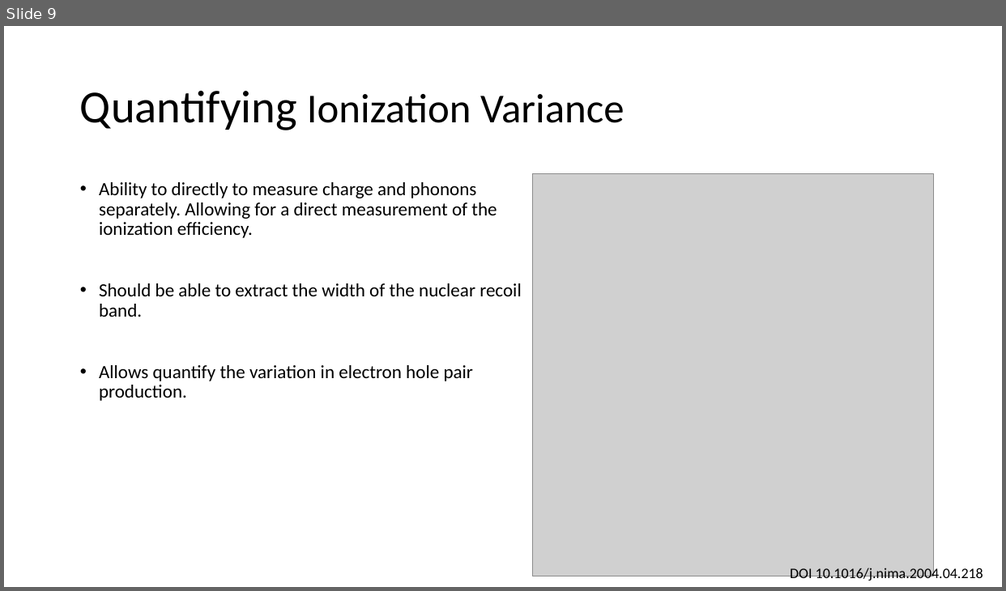
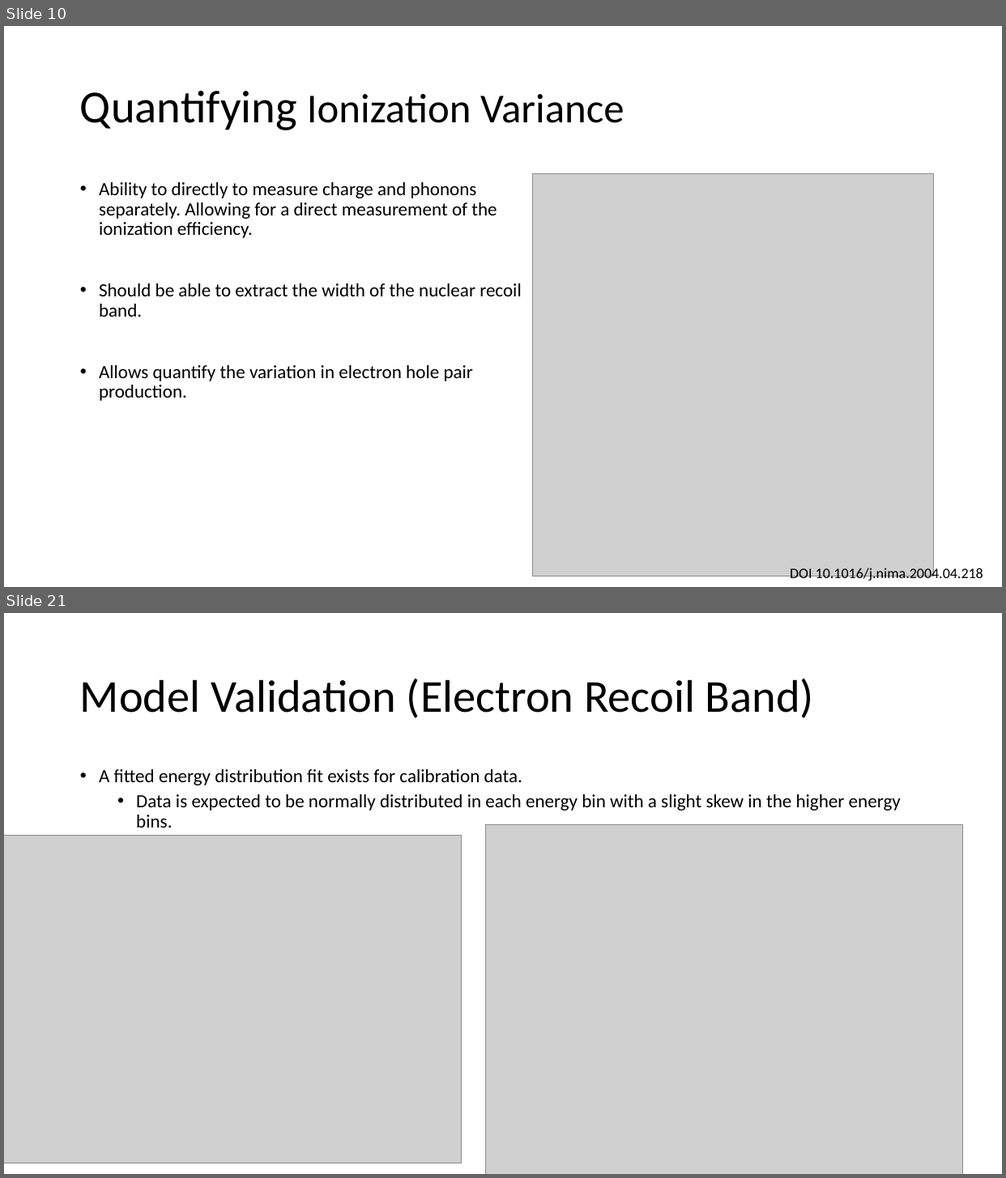
Before and after one commit to villaa/nrFano_Constraint, a slide deck: Mitch_Hawaii_talk. .pptx. Shown one above the other, each under a label of ours: slide 9 before the commit, slides 10 and 21 after it; the slides between them are not shown. The pictures are 1006x591 and 1006x1178 pixels, drawn with LibreOffice and Linux fonts; fonts in the diff are those of the drawing; grey boxes stand for pictures. Boxes give left, top, right and bottom in pixels: in the first picture for what was removed or moved away, otherwise in the second. Text is boxed around its words. In the diff, an @@ line names an element or a change of style, - is before the commit and + after.

```diff
--- a/Mitch_Hawaii_talk. .pptx
+++ b/Mitch_Hawaii_talk. .pptx
@@ slide 21 added at (4,613,1002,1174), background #FFFFFF @@
@@ title added at (80,679,814,718), 44 pt, text #000000 @@
+Model Validation (Electron Recoil Band)
@@ text added at (99,769,901,828), 18 pt, text #000000 @@
+• A fitted energy distribution fit exists for calibration data.
+  • Data is expected to be normally distributed in each energy bin with a slight skew in the higher energy bins.
@@ picture added at (485,825,963,1174) @@
@@ picture added at (4,836,461,1164) @@
@@ what was slide 9 is now slide 10 @@
```
Also in this commit, not shown: 5 slides changed, 10 other slides added, 1 slide removed, 16 other files.
